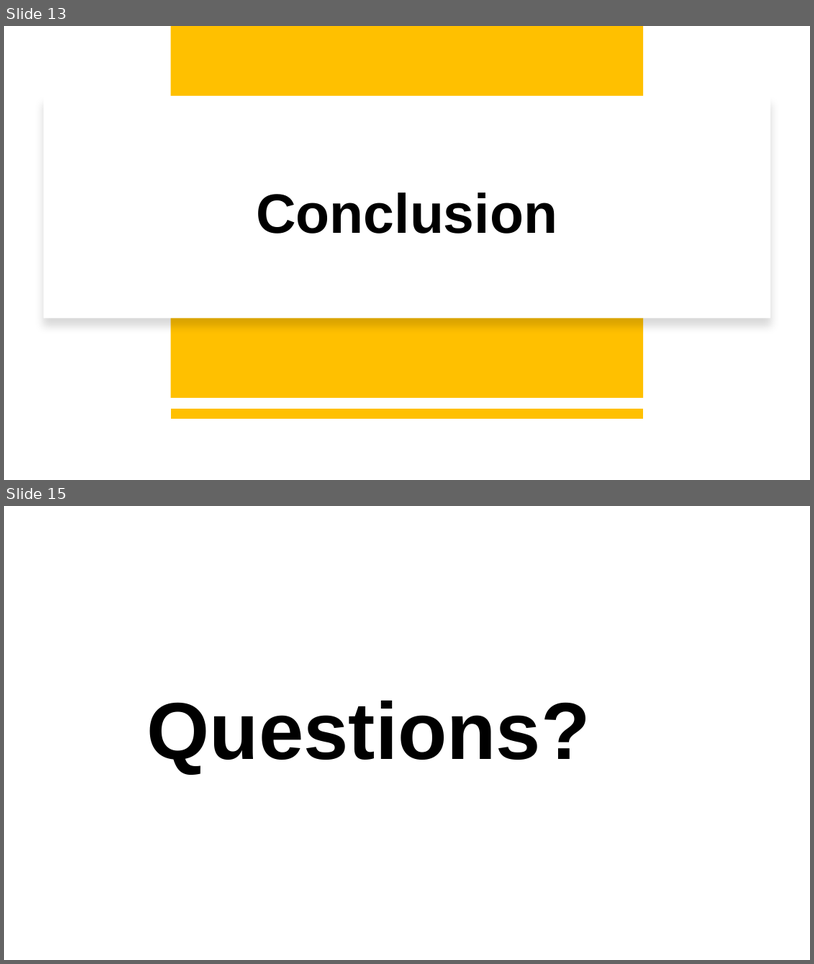
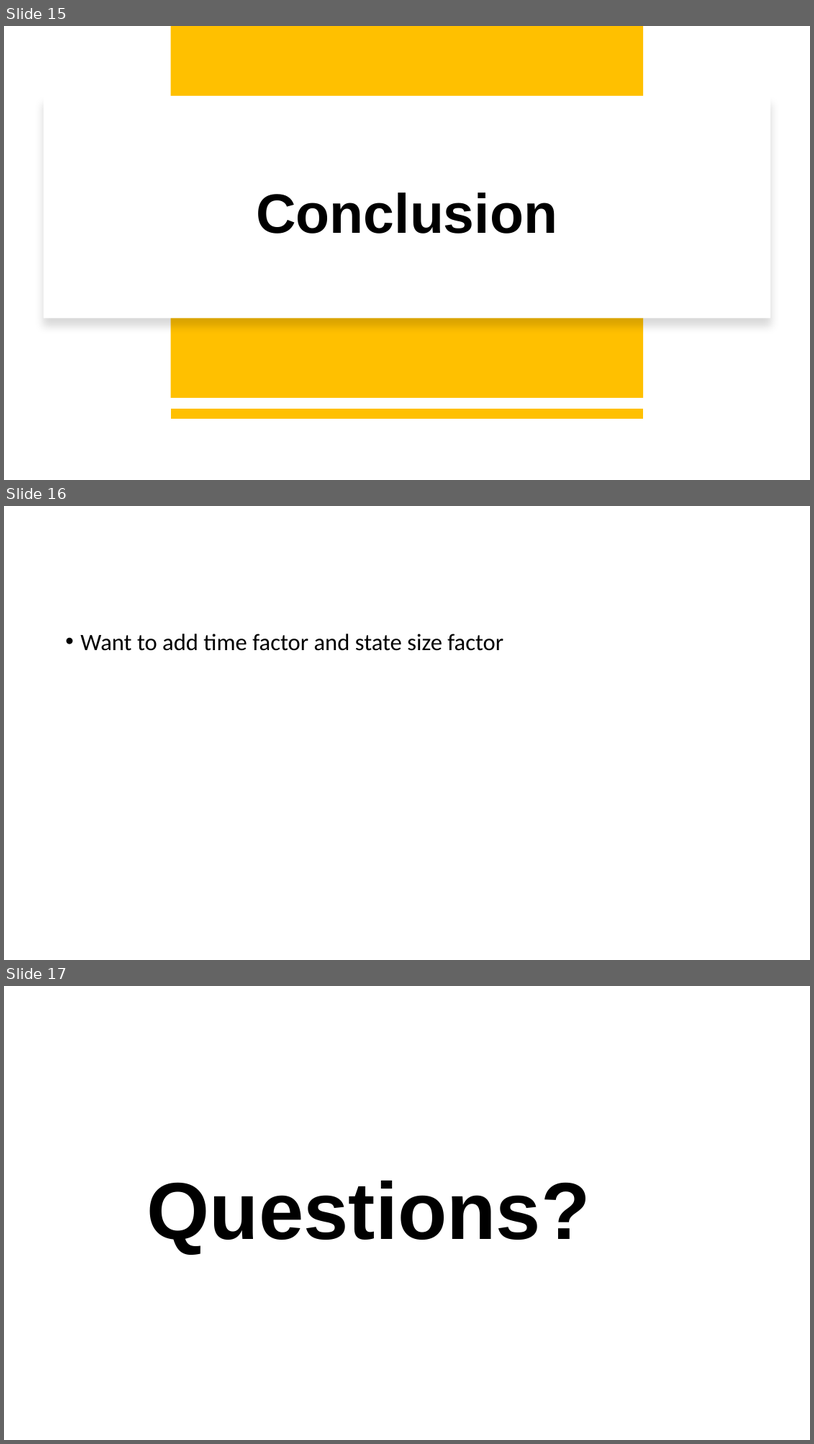
Before and after one commit to Mt122606/Curous-Conquers-, a slide deck: CuriousConquersProject/ProjectPowerpoint.pptx. Shown one above the other, each under a label of ours: slides 13 and 15 before the commit, slides 15, 16 and 17 after it; the slides between them are not shown. The pictures are 814x964 and 814x1444 pixels, drawn with LibreOffice and Linux fonts; fonts in the diff are those of the drawing. Boxes give left, top, right and bottom in pixels: in the first picture for what was removed or moved away, otherwise in the second. Text is boxed around its words. In the diff, an @@ line names an element or a change of style, - is before the commit and + after.

```diff
--- a/CuriousConquersProject/ProjectPowerpoint.pptx
+++ b/CuriousConquersProject/ProjectPowerpoint.pptx
@@ slide 16 added at bbox=[4, 506, 810, 960], background #FFFFFF @@
@@ text added at bbox=[80, 633, 504, 651], 28 pt, text #000000 @@
+• Want to add time factor and state size factor
@@ what was slide 13 is now slide 15 @@
@@ what was slide 15 is now slide 17 @@
```
Also in this commit, not shown: 1 slide changed, 2 other slides added, 1 slide removed.
